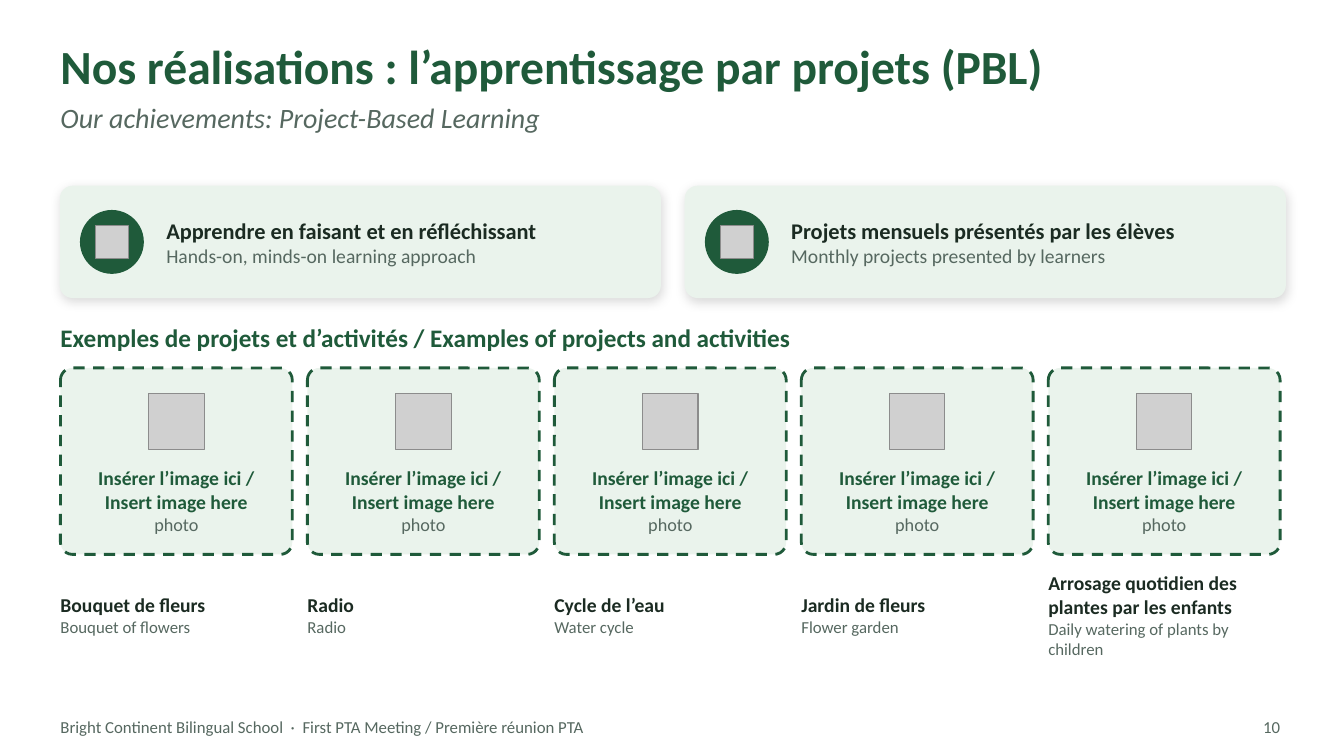
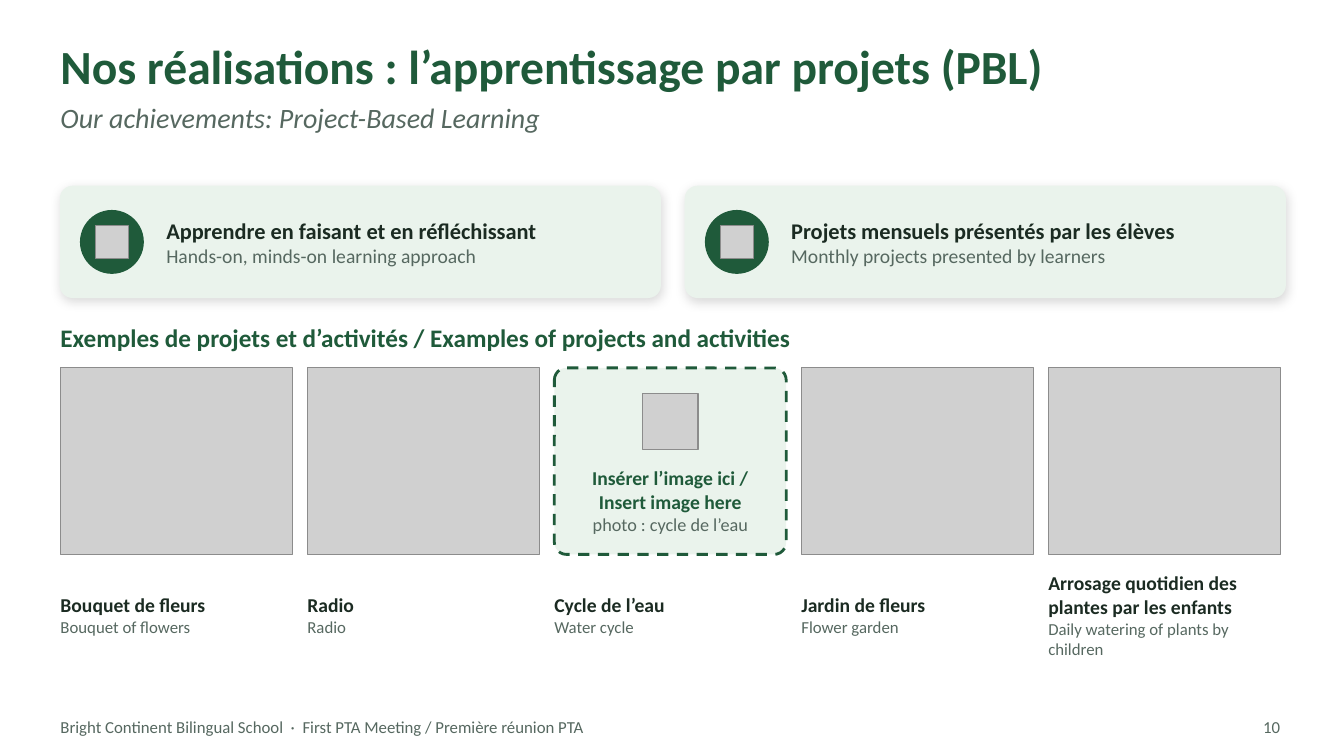
Before and after one commit to hassandevpro/Code, a slide deck: slide 10 of PTA_Meeting_BCBS/BCBS_First_PTA_Meeting.pptx. Drawn at 1344x756 pixels with LibreOffice and Linux fonts; fonts in the diff are those of the drawing; grey boxes stand for pictures; background and template pictures are left out. Boxes give left, top, right and bottom in pixels: in the first picture for what was removed or moved away, otherwise in the second. Text is boxed around its words. In the diff, an @@ line names an element or a change of style, - is before the commit and + after.

```diff
--- a/PTA_Meeting_BCBS/BCBS_First_PTA_Meeting.pptx
+++ b/PTA_Meeting_BCBS/BCBS_First_PTA_Meeting.pptx
@@ rounded rectangle removed at (60,368,292,555) @@
@@ picture added at (60,368,292,555) @@
@@ rounded rectangle removed at (308,368,539,555) @@
@@ picture added at (308,368,539,555) @@
@@ rounded rectangle removed at (802,368,1033,555) @@
@@ picture added at (802,368,1033,555) @@
@@ rounded rectangle removed at (1049,368,1280,555) @@
@@ picture added at (1049,368,1280,555) @@
@@ picture removed at (149,393,205,449) @@
@@ picture removed at (395,393,451,449) @@
@@ picture removed at (889,393,945,449) @@
@@ picture removed at (1137,393,1193,449) @@
@@ text removed at (98,471,247,534) @@
-Insérer l’image ici / Insert image here
-photo
@@ text removed at (345,471,494,534) @@
-Insérer l’image ici / Insert image here
-photo
@@ text removed at (839,471,988,534) @@
-Insérer l’image ici / Insert image here
-photo
@@ text removed at (1086,471,1235,534) @@
-Insérer l’image ici / Insert image here
-photo
@@ text at (593,518,748,534): text changed @@
-photo
+photo : cycle de l’eau
```
Also in this commit, not shown: 1 slide added.
